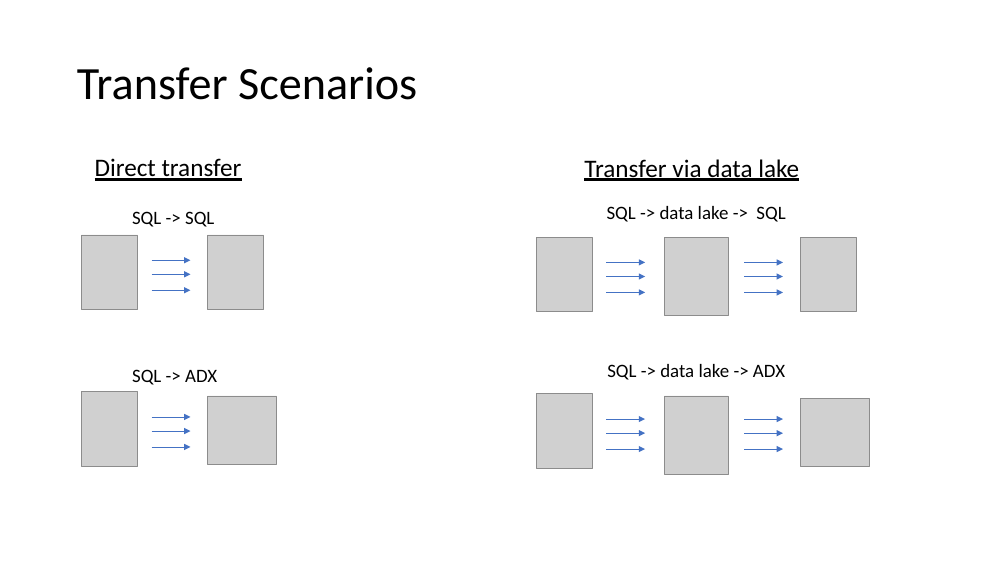
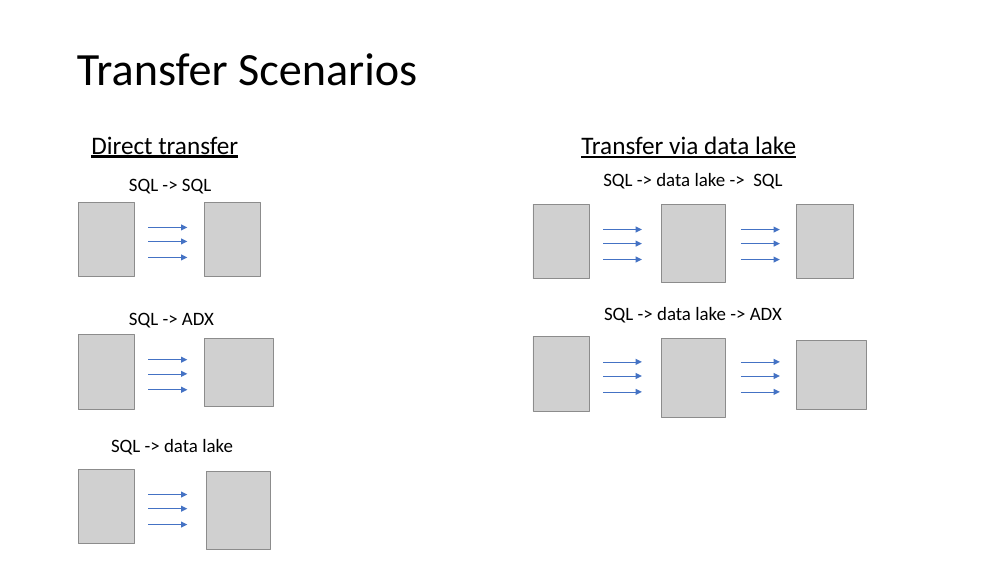
Before and after one commit to meinradweiss/SwissArmyKnife, a slide deck: slide 2 of docs/ADF_SynapsePipelines/PPT/SlicedDataMigrationToolbox.pptx. Drawn at 1008x567 pixels with LibreOffice and Linux fonts; fonts in the diff are those of the drawing; grey boxes stand for pictures. Boxes give left, top, right and bottom in pixels: in the first picture for what was removed or moved away, otherwise in the second. Text is boxed around its words. In the diff, an @@ line names an element or a change of style, - is before the commit and + after.

```diff
--- a/docs/ADF_SynapsePipelines/PPT/SlicedDataMigrationToolbox.pptx
+++ b/docs/ADF_SynapsePipelines/PPT/SlicedDataMigrationToolbox.pptx
@@ title "Transfer Scenarios": place and size @@
-title "Transfer Scenarios" at (77,67,417,100)
+title "Transfer Scenarios" at (77,53,417,86)
@@ text "Direct transfer": place and size @@
-text "Direct transfer" at (95,158,242,181)
+text "Direct transfer" at (91,136,238,158)
@@ text "Transfer via data lake": place and size @@
-text "Transfer via data lake" at (584,159,799,181)
+text "Transfer via data lake" at (581,136,796,158)
@@ 3 arrows: place and size @@
-3 arrows at (152,260,783,262)
+3 arrows at (148,228,780,230)
@@ 6 arrows, 5 pictures, 2 texts: place and size @@
-6 arrows, 5 pictures, 2 texts at (82,206,856,316)
+6 arrows, 5 pictures, 2 texts at (79,173,853,283)
@@ 2 pictures, 2 texts: place and size @@
-2 pictures, 2 texts at (82,364,869,467)
+2 pictures, 2 texts at (79,307,866,409)
@@ 9 arrows, 3 pictures: place and size @@
-9 arrows, 3 pictures at (152,394,783,475)
+9 arrows, 3 pictures at (148,337,780,417)
@@ text added at (111,439,233,455), 18 pt, text #000000 @@
+SQL -> data lake
@@ picture added at (79,470,135,544) @@
@@ picture added at (206,472,270,551) @@
@@ arrow added from (148, 495) to (188, 495), #4472C4 0.5 pt @@
@@ arrow added from (148, 509) to (188, 509), #4472C4 0.5 pt @@
@@ arrow added from (148, 525) to (188, 525), #4472C4 0.5 pt @@
```
Also in this commit, not shown: 1 other slide changed, 2 other files.
